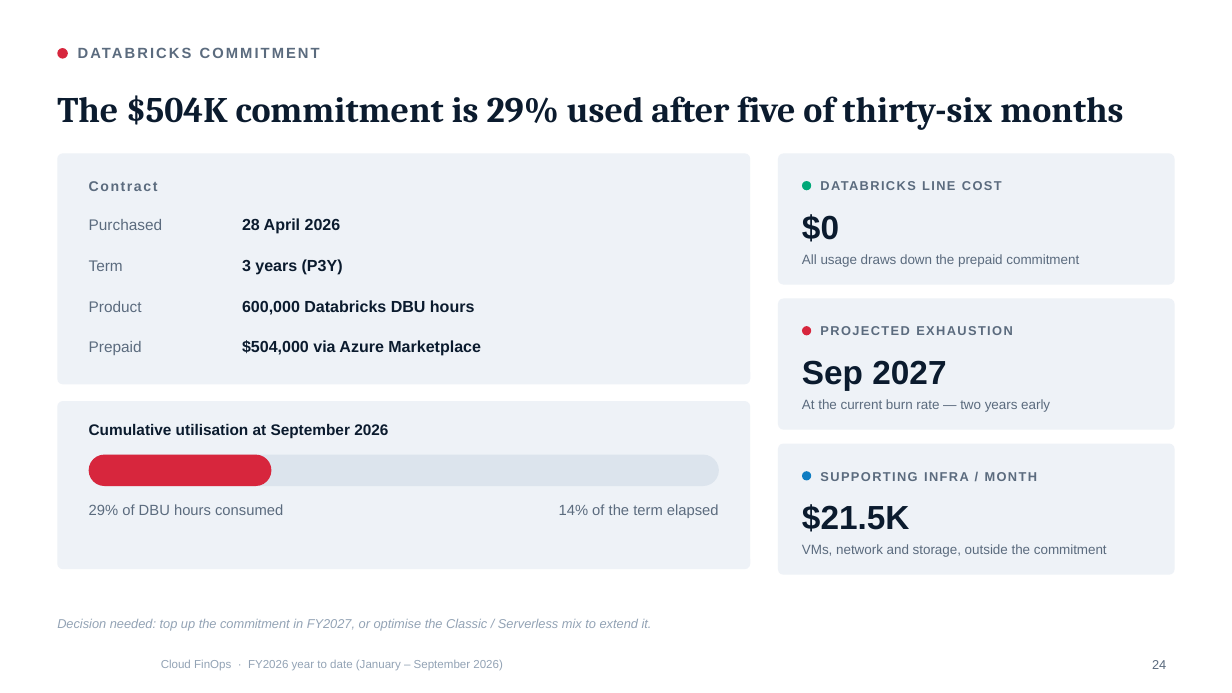
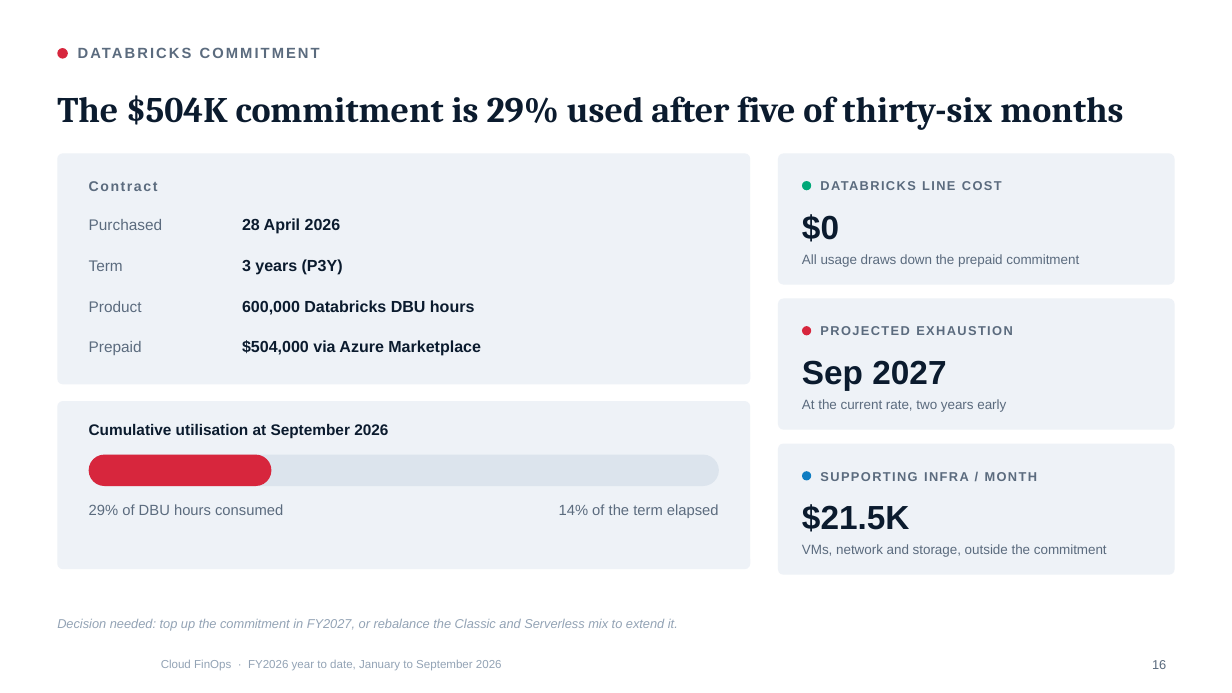
Before and after one commit to arielga5-code/Finops, a slide deck: slide 16 of presentations/Cloud_FinOps_Harel_FY2026_September.pptx (slide 24 before the commit). Drawn at 1232x693 pixels with LibreOffice and Linux fonts; fonts in the diff are those of the drawing; background and template pictures are left out. Boxes give left, top, right and bottom in pixels: in the first picture for what was removed or moved away, otherwise in the second. Text is boxed around its words. In the diff, an @@ line names an element or a change of style, - is before the commit and + after.

```diff
--- a/presentations/Cloud_FinOps_Harel_FY2026_September.pptx
+++ b/presentations/Cloud_FinOps_Harel_FY2026_September.pptx
@@ text at <box>802,399,1006,412</box>: text changed @@
-At the current burn rate — two years early
+At the current rate, two years early
@@ text at <box>57,619,678,631</box>: text changed @@
-Decision needed: top up the commitment in FY2027, or optimise the Classic / Serverless mix to extend it.
+Decision needed: top up the commitment in FY2027, or rebalance the Classic and Serverless mix to extend it.
@@ text at <box>161,660,502,671</box>: text changed @@
-Cloud FinOps · FY2026 year to date (January – September 2026)
+Cloud FinOps · FY2026 year to date, January to September 2026
@@ page number at <box>1152,660,1166,669</box>: text changed @@
-24
+16
```
Also in this commit, not shown: 38 other slides changed, 2 slides removed, 15 other files.
